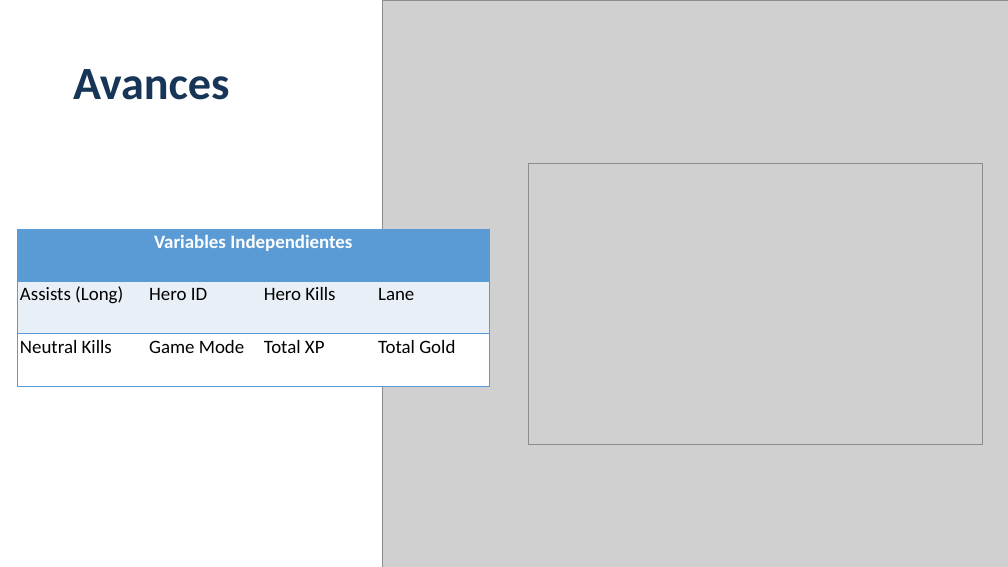
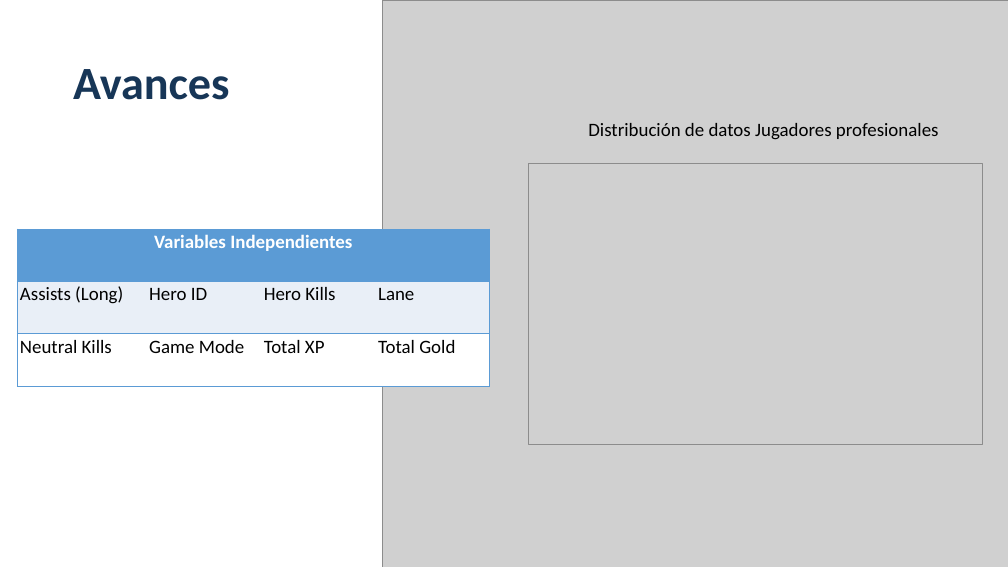
Before and after one commit to felipecardozo/masterthesis, a slide deck: slide 15 of presentación 2019 Dota predict coloquio.pptx (slide 13 before the commit). Drawn at 1008x567 pixels with LibreOffice and Linux fonts; fonts in the diff are those of the drawing; grey boxes stand for pictures. Boxes give left, top, right and bottom in pixels: in the first picture for what was removed or moved away, otherwise in the second. Text is boxed around its words. In the diff, an @@ line names an element or a change of style, - is before the commit and + after.

```diff
--- a/presentación 2019 Dota predict coloquio.pptx
+++ b/presentación 2019 Dota predict coloquio.pptx
@@ text added at (588, 123, 939, 140), 36 pt, text #000000 @@
+Distribución de datos Jugadores profesionales
```
Also in this commit, not shown: 8 other slides changed, 1 slide added, 4 other files.
